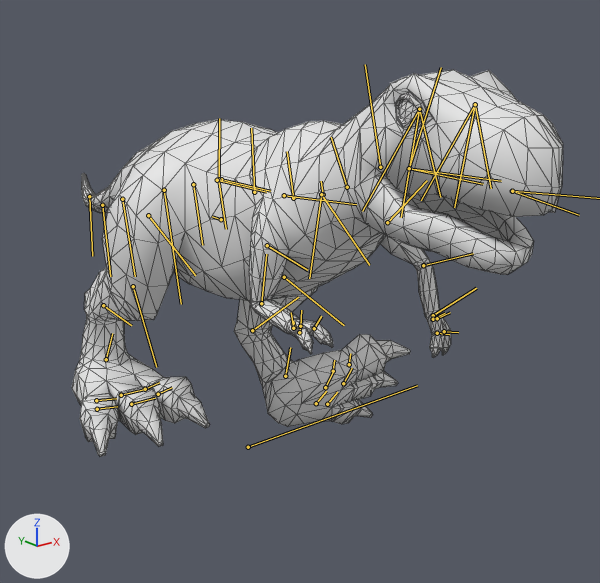
Before and after pictures for a commit that changed the FBX model FowlPlay/Assets/Custom Assets/FBX/tyrannosaur.FBX.
Before and after are seen from a camera (50 mm lens) standing at (-4.56, -6.59, 4.24) and looking at (0.99, 0.35, 1.47). Every picture has the same lights, and +X, +Y and +Z are marked at lower left. Both versions are drawn at frame 167 of the action 'Take 001'; the numbers are the values there. The bones that bend it are drawn over the model as lines. Mesh edges are drawn as thin lines.

Names of what the first picture shows: 'tyrannosaur'.
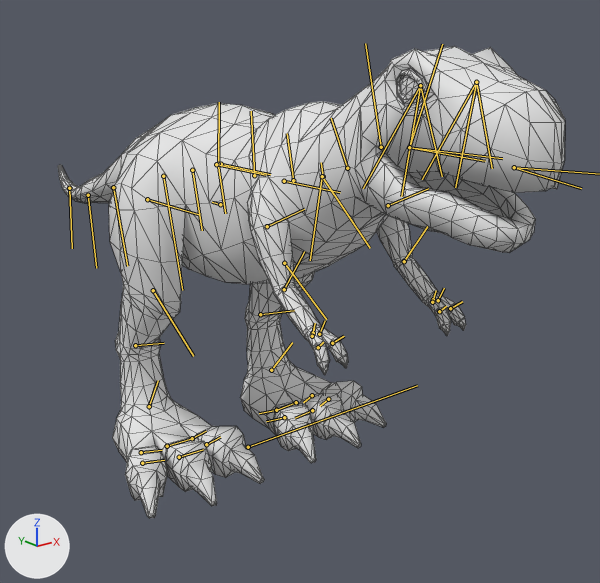
What differs and where, as boxes [x1, y1, x2, y2] in the pictures (600 x 583 px):
'tyrannosaur', posed (22% taller): before [72, 70, 563, 457]; after [58, 46, 565, 518]
bone 'DummyBassin', root to tip: before (221, 219) to (212, 216); after (220, 204) to (212, 202)
bone 'BoneBradG1', root to tip: before (387, 222) to (427, 180); after (388, 205) to (428, 188)
bone 'BoneBradG2', root to tip: before (423, 265) to (473, 253); after (404, 261) to (427, 226)
bone 'BoneBradD1', root to tip: before (267, 245) to (307, 270); after (267, 226) to (304, 209)
bone 'BoneBradD2', root to tip: before (261, 303) to (266, 254); after (284, 289) to (304, 251)
bone 'BoneJambeG1', root to tip: before (284, 195) to (356, 204); after (284, 181) to (340, 192)
bone 'BoneJambeG2', root to tip: before (284, 277) to (344, 325); after (284, 263) to (326, 319)
bone 'BoneJambeG3', root to tip: before (252, 330) to (298, 297); after (260, 314) to (294, 310)
bone 'BonePiedG', root to tip: before (285, 376) to (290, 347); after (271, 370) to (292, 342)
bone 'BoneQueue2', root to tip: before (164, 190) to (181, 304); after (163, 176) to (182, 290)
bone 'BoneJambeD1', root to tip: before (148, 215) to (195, 275); after (147, 199) to (198, 214)
bone 'BoneJambeD2', root to tip: before (133, 286) to (156, 367); after (153, 290) to (193, 356)
bone 'BoneJambeD3', root to tip: before (103, 305) to (131, 325); after (135, 345) to (164, 343)
bone 'BonePiedD', root to tip: before (106, 359) to (112, 333); after (149, 406) to (158, 380)

The edits, one by one:
Bone 'DummyBassin' (bone_dummybassin) moves from (0.0, 0.0, -6.2) to (0.0, 0.0, 0.0).
Bone 'BoneBradG1' (bone_bonebradg1) turns from (0, 0, -35) to (0, 0, 0) degrees about its own x, y and z.
Bone 'BoneBradG2' (bone_bonebradg2) turns from (0, 0, 60) to (0, 0, 0) degrees about its own x, y and z.
Bone 'BoneBradD1' (bone_bonebradd1) turns from (0, 0, -35) to (0, 0, 0) degrees about its own x, y and z.
Bone 'BoneBradD2' (bone_bonebradd2) turns from (0, 0, 60) to (0, 0, 0) degrees about its own x, y and z.
Bone 'BoneJambeG1' (bone_bonejambeg1) turns from (0, -1, 16) to (0, 0, 0) degrees about its own x, y and z.
Bone 'BoneJambeG2' (bone_bonejambeg2) turns from (0, 1, -8) to (0, 0, 0) degrees about its own x, y and z.
Bone 'BoneJambeG3' (bone_bonejambeg3) turns from (0, 1, 43) to (0, 0, 0) degrees about its own x, y and z.
Bone 'BonePiedG' (bone_bonepiedg) turns from (-2, -7, -51) to (0, 0, 0) degrees about its own x, y and z.
Bone 'BoneQueue2' (bone_bonequeue2) turns from (1, 5, 15) to (0, 0, 15) degrees about its own x, y and z.
Bone 'BoneJambeD1' (bone_bonejambed1) turns from (0, 0, -27) to (0, 0, 0) degrees about its own x, y and z.
Bone 'BoneJambeD2' (bone_bonejambed2) turns from (0, 0, -2) to (0, 0, 0) degrees about its own x, y and z.
Bone 'BoneJambeD3' (bone_bonejambed3) turns from (0, 0, 6) to (0, 0, 0) degrees about its own x, y and z.
Bone 'BonePiedD' (bone_bonepiedd) turns from (3, 2, 23) to (0, 0, 0) degrees about its own x, y and z.
